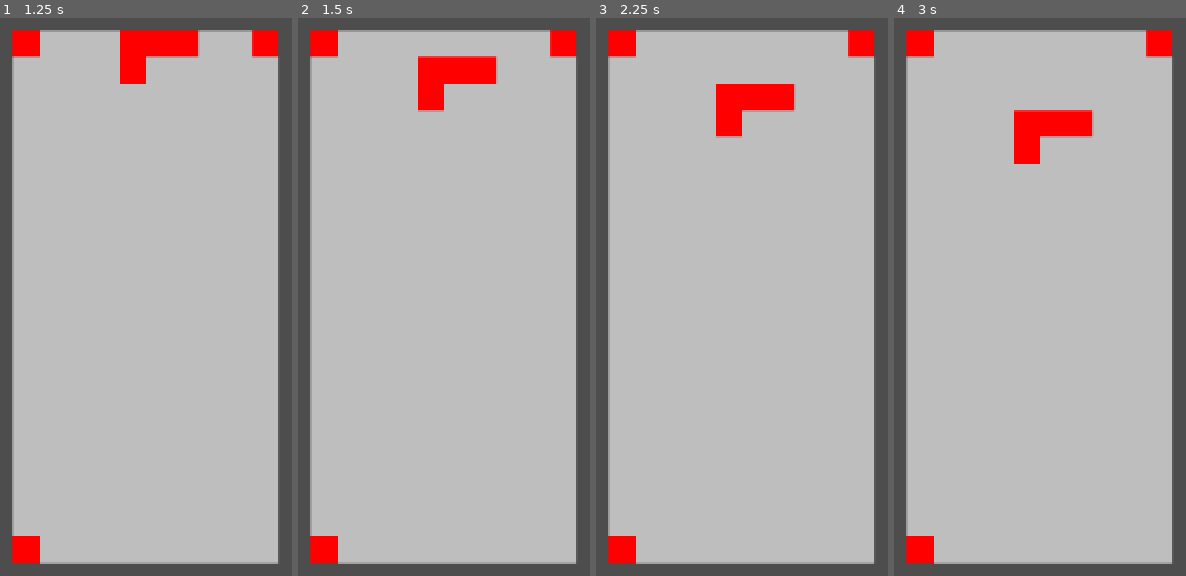
Above: before the commit, frames 1-4 (left to right).
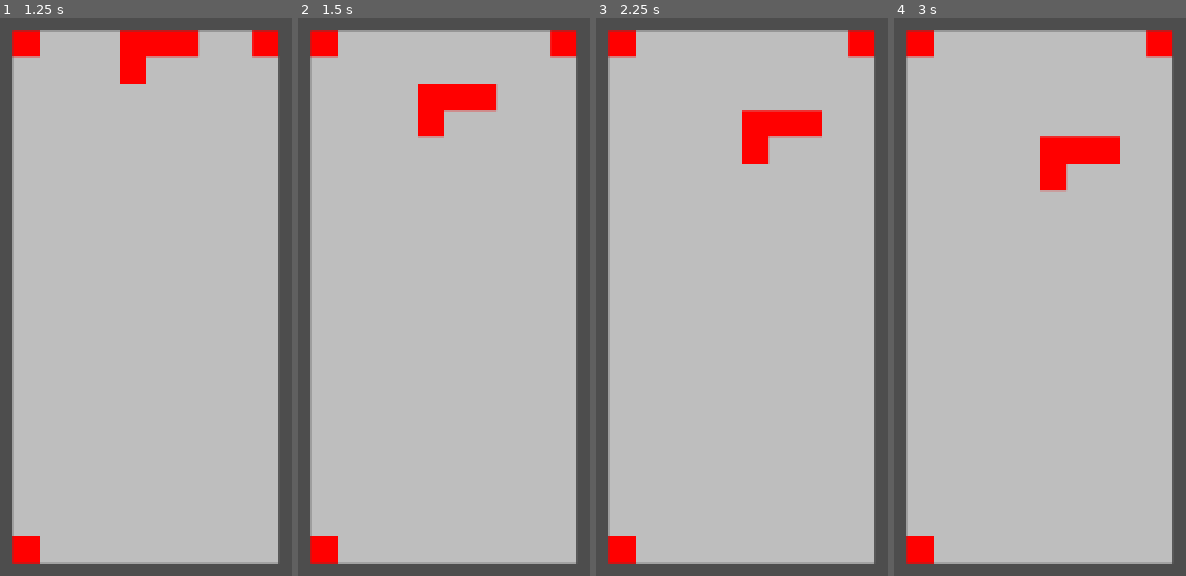
Above: after the commit, the same moments.

Repository: AsgerHB/create-jam-spring-2025
Game: Godot game, scene res://Scenes/Game.tscn
Two runs of this game, one before a commit and one after it. Both use one fixed random seed, a clock stepped at 60 frames per second and the inputs below.
Inputs:
- Up to frame 1 (1.25 s): tap Enter at 0.5 s; hold Right (ui_right) from 0.53 s (still down)
- Up to frame 2 (1.5 s): tap Space at 1.25 s; release Right (ui_right) at 1.28 s; hold Down (ui_down) from 1.28 s (still down)
- Up to frame 3 (2.25 s): tap Enter at 2 s; release Down (ui_down) at 2.03 s; hold Right (ui_right) from 2.03 s (still down)
- Up to frame 4 (3 s): keep holding Right (ui_right); tap Space at 2.75 s

Frame 1 is identical in both runs. In frame 2, 2.7% of the frame differs, in the area x 41-69%, y 6-22%; in frame 3, 3.5%; in frame 4, 3.6%, in the area x 41-78%, y 16-32%.

Commit message:
Add left, right, and down movement

Diff:
--- a/TetrisGame.gd
+++ b/TetrisGame.gd
@@ -69,6 +69,15 @@
 	return example_tetriminos
 
 
+func _process(delta):
+	if Input.is_action_just_pressed("ui_right"):
+		try_move_falling_tetriminos_x(1)
+	elif Input.is_action_just_pressed("ui_left"):
+		try_move_falling_tetriminos_x(-1)
+	elif Input.is_action_just_pressed("ui_down"):
+		try_move_falling_tetriminos_down()
+
+
 func _on_tick() -> void:
 	# TODO Incorporate with other tick stuff
 	ticks_since_last_move += 1
@@ -77,7 +86,7 @@
 
 	ticks_since_last_move = 0
 
-	# Move the falling brick - if we have any
+	# If we do not have a falling tetriminos, spawn one instead
 	if falling_tetriminos == null:
 		print("Spawning new falling tetriminos")
 		var template = get_next_tetriminos_from_deck()
@@ -92,6 +101,26 @@
 		return
 
 	# Move down
+	try_move_falling_tetriminos_down()
+
+
+func try_move_falling_tetriminos_x(delta: int) -> bool:
+	if falling_tetriminos == null:
+		return false
+	falling_tetriminos.grid_pos.x += delta
+	falling_tetriminos.position.x += delta * CELL_SIZE
+	if does_falling_tetriminos_collide():
+		# Undo move
+		falling_tetriminos.grid_pos.x -= delta
+		falling_tetriminos.position.x -= delta * CELL_SIZE
+		return false
+	return true
+
+
+# Returns true if it moved; false if landed OR if null
+func try_move_falling_tetriminos_down() -> bool:
+	if falling_tetriminos == null:
+		return false
 	falling_tetriminos.grid_pos.y += 1
 	falling_tetriminos.position.y += CELL_SIZE
 	if does_falling_tetriminos_collide():
@@ -99,6 +128,7 @@
 		falling_tetriminos.grid_pos.y -= 1
 		falling_tetriminos.position.y -= CELL_SIZE
 		place_falling_tetriminos()
+	return true
 
 
 func does_falling_tetriminos_collide() -> bool:
